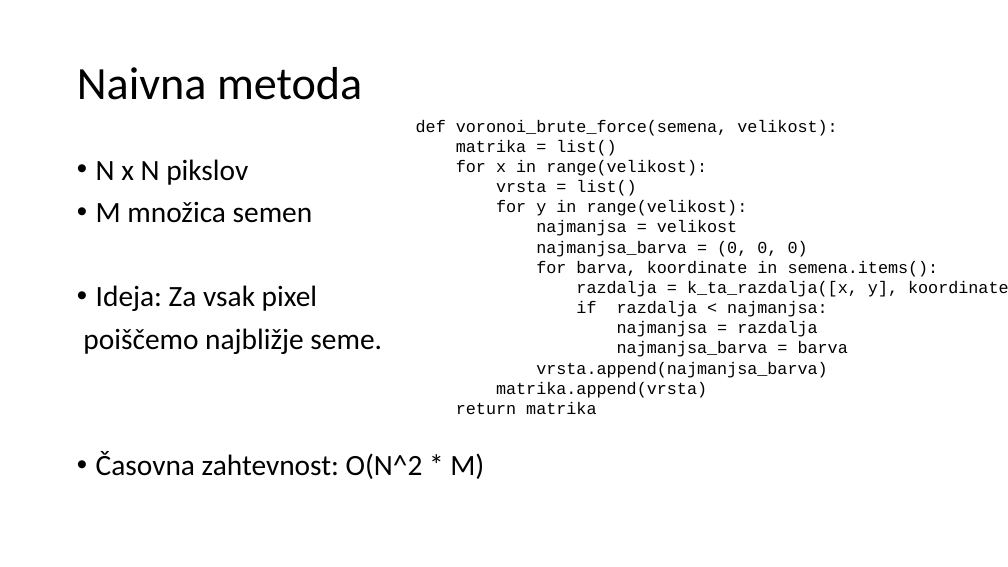
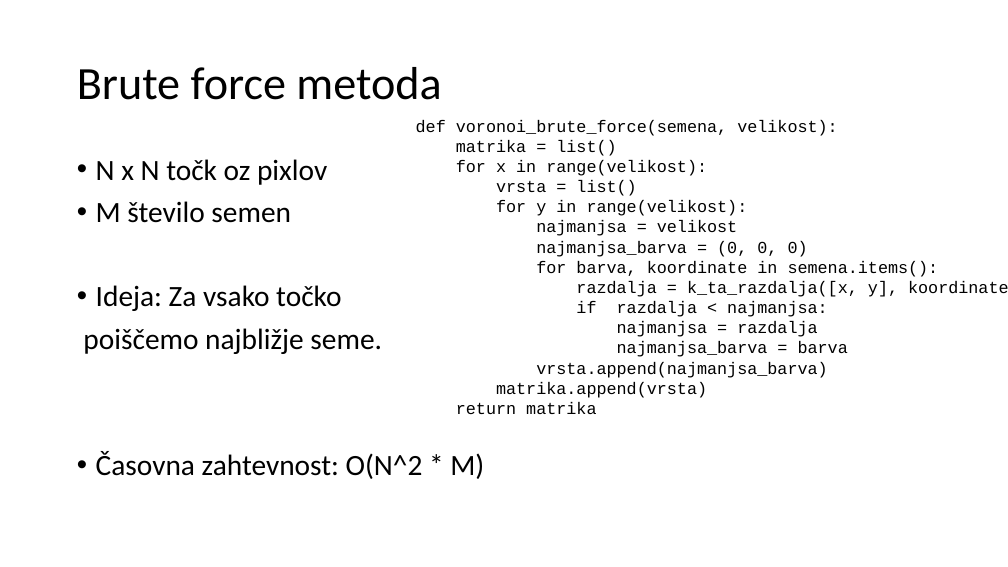
Before and after one commit to 15minutOdmora/voronoi_diagram, a slide deck: slide 5 of predstavitev/Vornoievi_diagrami.pptx. Drawn at 1008x567 pixels with LibreOffice and Linux fonts; fonts in the diff are those of the drawing. Boxes give left, top, right and bottom in pixels: in the first picture for what was removed or moved away, otherwise in the second. Text is boxed around its words. In the diff, an @@ line names an element or a change of style, - is before the commit and + after.

Commit message:
Final pptx

```diff
--- a/predstavitev/Vornoievi_diagrami.pptx
+++ b/predstavitev/Vornoievi_diagrami.pptx
@@ title at (x1=77, y1=67, x2=441, y2=100): text changed @@
-Naivna metoda
+Brute force metoda
@@ text at (x1=96, y1=159, x2=341, y2=311): text changed @@
-• N x N pikslov
-• M množica semen
-• Ideja: Za vsak pixel
+• N x N točk oz pixlov
+• M število semen
+• Ideja: Za vsako točko
```
Also in this commit, not shown: 5 other slides changed.
